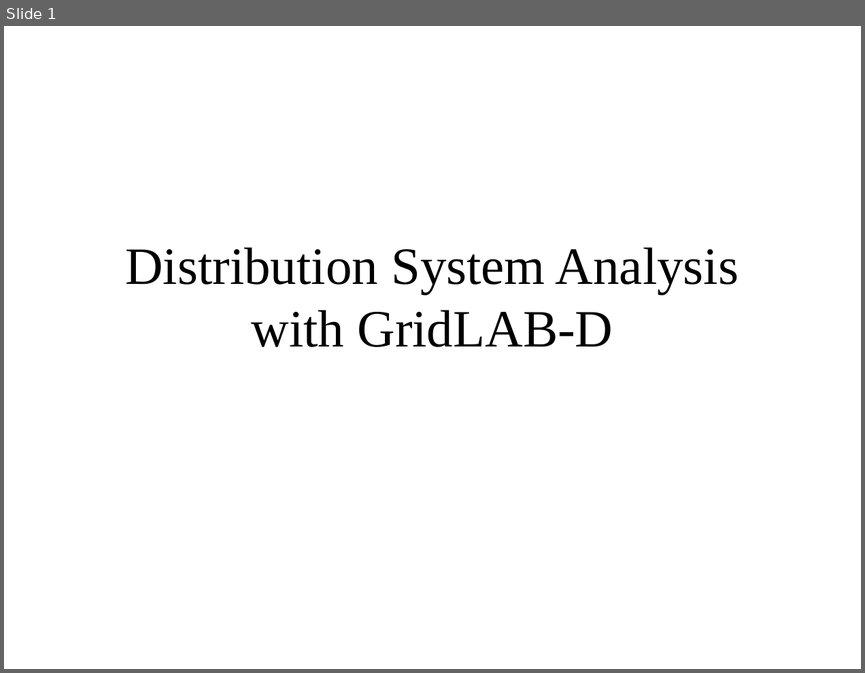
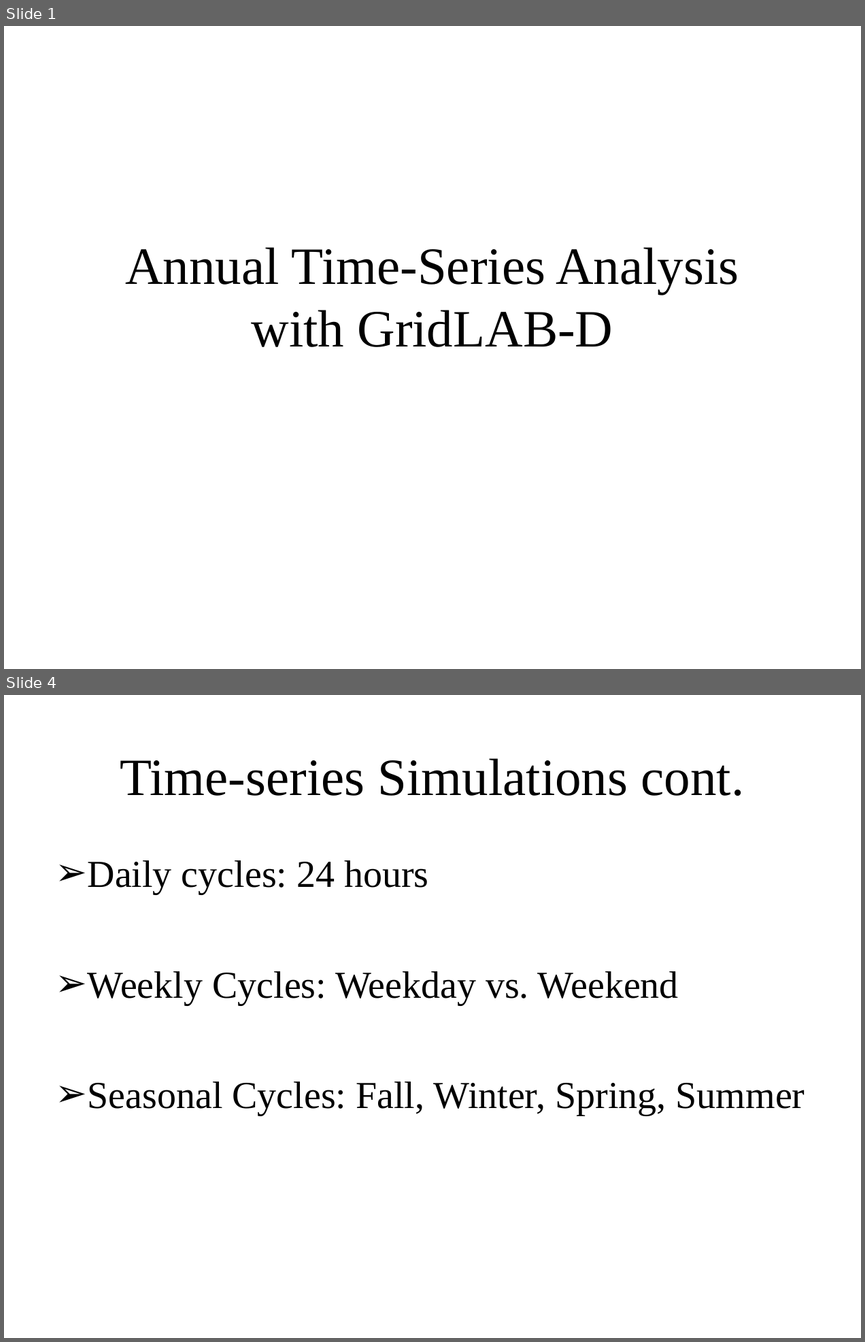
Before and after one commit to gridlab-d/course, a slide deck: Distribution Analysis Course/1.0 - Anual Analysis.ppt. Shown one above the other, each under a label of ours: slide 1 before the commit, slides 1 and 4 after it; the slides between them are not shown. The pictures are 865x673 and 865x1342 pixels, drawn with LibreOffice and Linux fonts; fonts in the diff are those of the drawing. Boxes give left, top, right and bottom in pixels: in the first picture for what was removed or moved away, otherwise in the second. Text is boxed around its words. In the diff, an @@ line names an element or a change of style, - is before the commit and + after.

```diff
--- a/Distribution Analysis Course/1.0 - Anual Analysis.ppt
+++ b/Distribution Analysis Course/1.0 - Anual Analysis.ppt
@@ slide 4 added at <box>4,695,861,1338</box>, background #FFFFFF @@
@@ title added at <box>120,758,745,796</box>, 44 pt, text #000000 @@
+Time-series Simulations cont.
@@ text added at <box>88,860,805,1115</box>, 32 pt, text #000000 @@
+➢ Daily cycles: 24 hours
+➢ Weekly Cycles: Weekday vs. Weekend
+➢ Seasonal Cycles: Fall, Winter, Spring, Summer
@@ slide 1 changed as well @@
@@ title at <box>125,247,738,347</box>: text changed @@
-Distribution System Analysis with GridLAB-D
+Annual Time-Series Analysis with GridLAB-D
```
Also in this commit, not shown: 5 other slides added, 1 slide removed, 4 other files.
